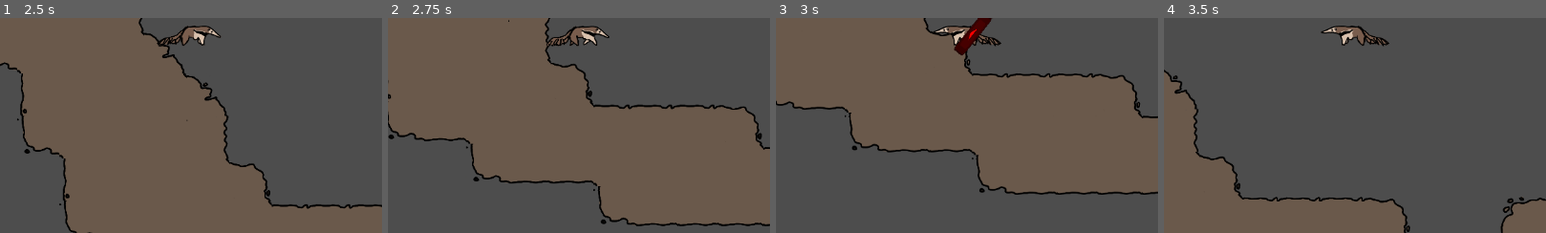
Above: before the commit, frames 1-4 (left to right).
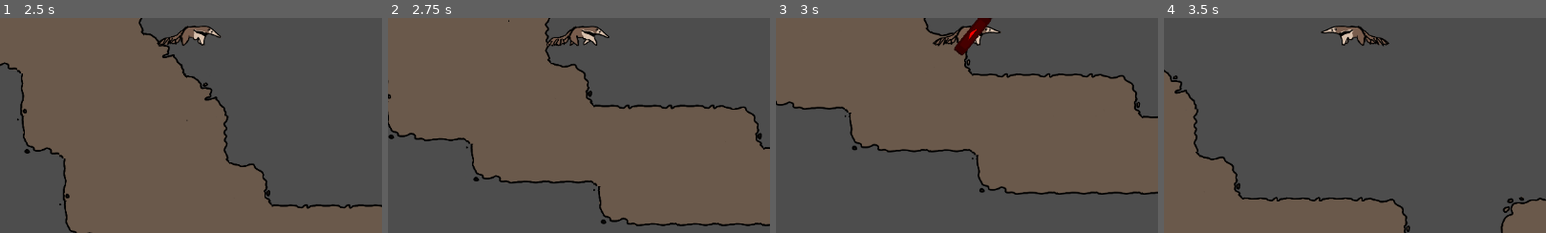
Above: after the commit, the same moments.

Repository: IncrediblyCreativeUsername/Team-Indecisive-Cutthroat-2026
Game: Godot game, scene res://UI/MainMenu.tscn
The game is run twice, just before and just after one commit, with the same random seed, the same clock (stepped at 60 frames per second) and the same inputs. The engine's default icon, where the game draws it, is replaced by a stand-in: a white triangle on a blue panel in a dark square.
Inputs (mouse positions are % of the whole screen's width and height, from its top left):
- Up to frame 1 (2.5 s): click "Play" at 0.5 s; tap Enter at 1.25 s; move the mouse to (72, 45) at 1.27 s; hold D (MOVE_RIGHT) from 1.28 s (still down); click (72, 45) at 1.35 s; tap W (JUMP) at 1.52, 2.27 s; move the mouse to (30, 55) at 2.02 s; tap E (EAT) at 2.1 s; click (30, 55) at 2.3 s
- Up to frame 2 (2.75 s): keep holding D (MOVE_RIGHT)
- Up to frame 3 (3 s): move the mouse to (60, 28) at 2.77 s; release D (MOVE_RIGHT) at 2.78 s; hold A (MOVE_LEFT) from 2.78 s (still down); click (60, 28) at 2.85 s
- Up to frame 4 (3.5 s): keep holding A (MOVE_LEFT)
The pictures show only the part of the screen within x 24-74%, y 46-96%; the shares and areas given below are measured in that part.

Frames 1-2 are identical in both runs. In frame 3, 0.8% of the frame differs, in the area x 41-59%, y 3-14%; in frame 4, nothing differs.

Commit message:
Player sprite flips correctly when grappling

Diff:
--- a/Player/player.gd
+++ b/Player/player.gd
@@ -92,12 +92,16 @@
 				velocity.y -= gravity * 0.8
 
 		velocity.y += gravity
-
+		print((get_global_mouse_position() - global_position).rotated(PI / 2).angle())
 		#shoot out tongue
 		if !tongueExtending && Input.is_action_just_pressed("GRAPPLE"):
 			tonguePivot.look_at(get_global_mouse_position())
 			tongueAnimator.play("Extend")
 			animSprite.play("stand_toungue")
+			if (get_global_mouse_position() - global_position).rotated(PI / 2).angle() > 0:
+				animSprite.flip_h = false
+			else:
+				animSprite.flip_h = true
 
 		#move grabbed object
 		if grabbedObject != null && tongueExtending:
